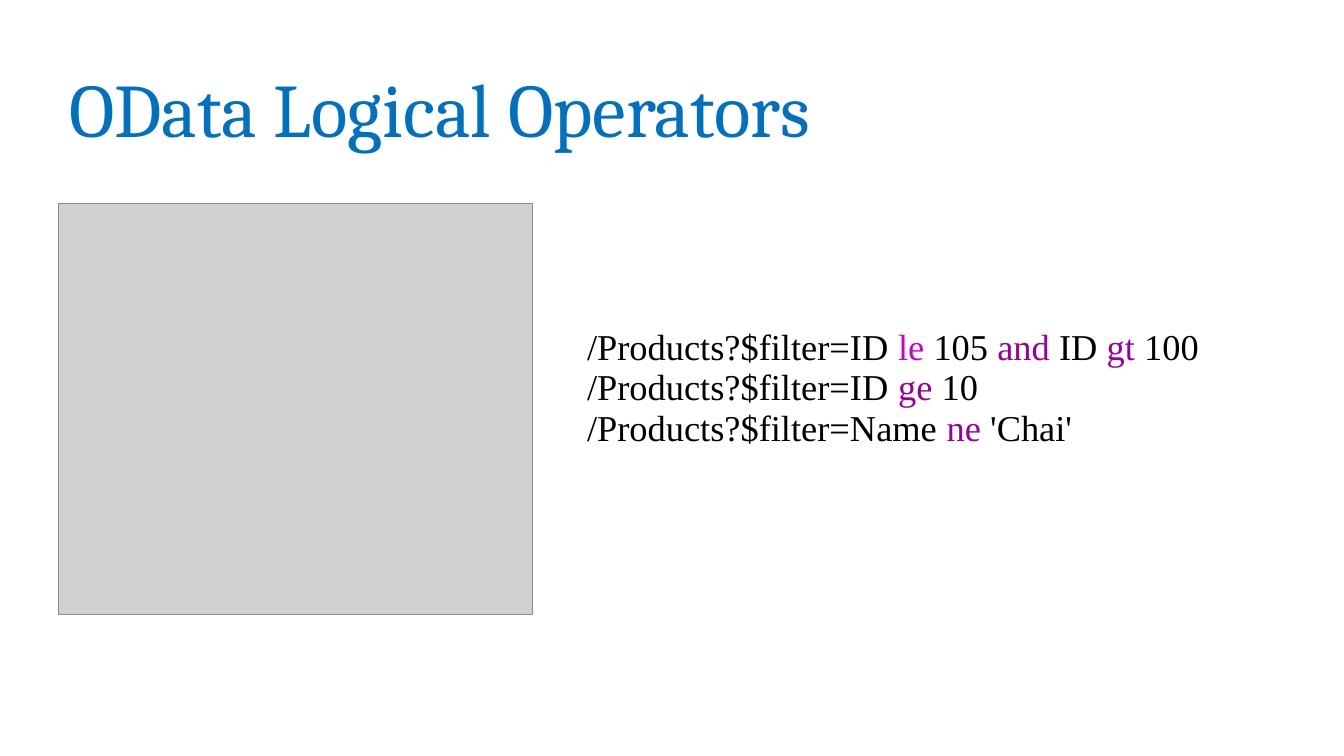
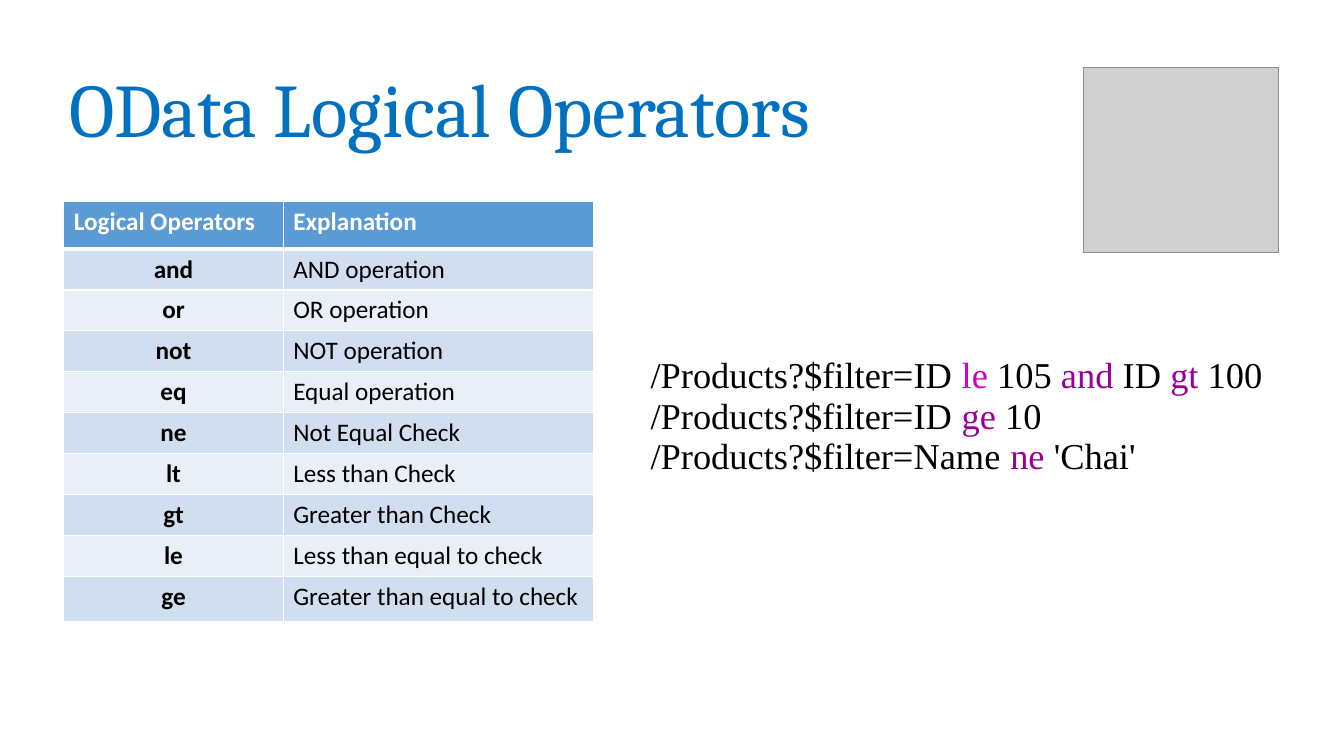
Before and after one commit to rakesh-nayak/odata, a slide deck: slide 12 of OData.pptx. Drawn at 1344x756 pixels with LibreOffice and Linux fonts; fonts in the diff are those of the drawing; grey boxes stand for pictures. Boxes give left, top, right and bottom in pixels: in the first picture for what was removed or moved away, otherwise in the second. Text is boxed around its words. In the diff, an @@ line names an element or a change of style, - is before the commit and + after.

```diff
--- a/OData.pptx
+++ b/OData.pptx
@@ picture added at bbox=[1084, 68, 1279, 253] @@
@@ picture removed at bbox=[58, 204, 532, 615] @@
@@ table added at bbox=[64, 202, 594, 621], 10 rows, 2 columns @@
+Logical Operators | Explanation
+and | AND operation
+or | OR operation
+not | NOT operation
+eq | Equal operation
+ne | Not Equal Check
+lt | Less than Check
+gt | Greater than Check
+le | Less than equal to check
+ge | Greater than equal to check
@@ free "/Products?$filter=ID le 105 and ID ...": place and size @@
-free "/Products?$filter=ID le 105 and ID ..." at bbox=[578, 323, 1300, 495]
+free "/Products?$filter=ID le 105 and ID ..." at bbox=[641, 352, 1326, 524]
```
Also in this commit, not shown: 18 other slides changed.
